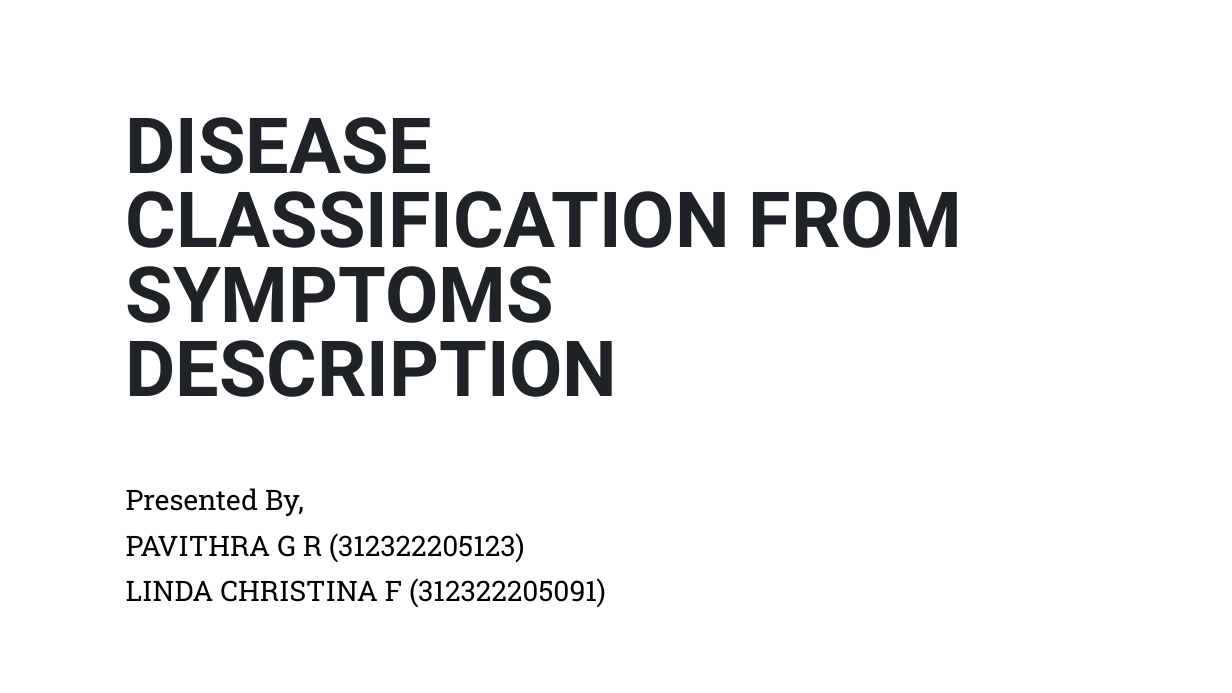
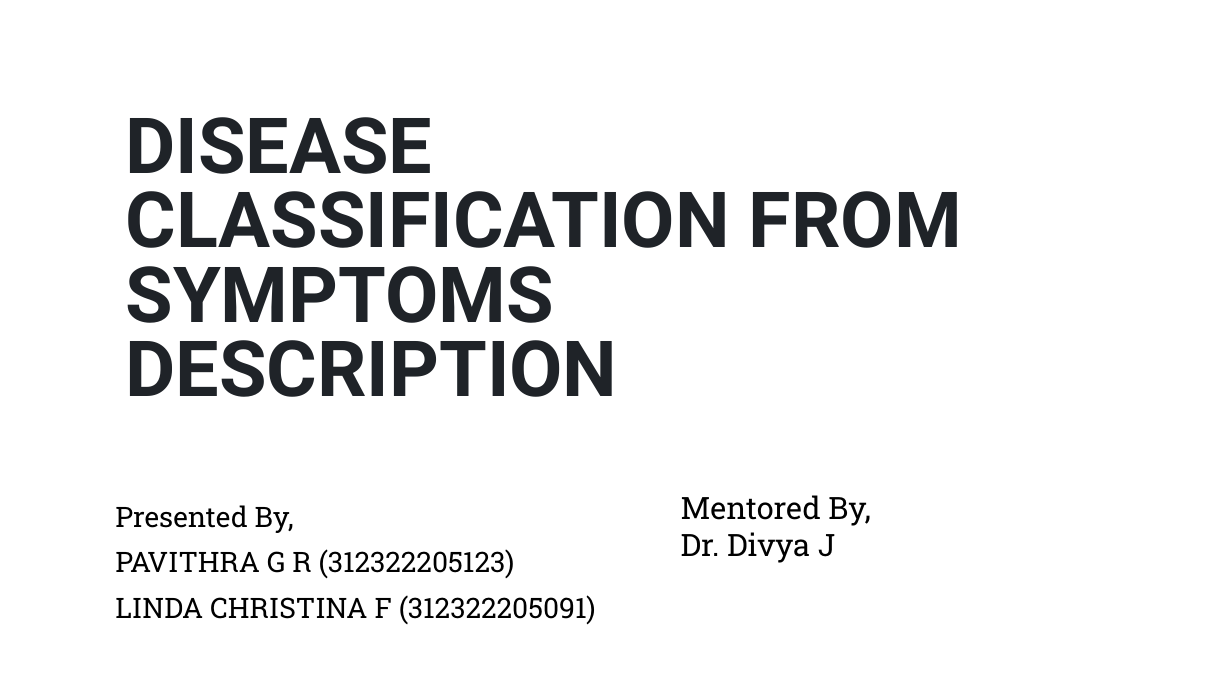
Before and after one commit to Pavithra-GR/disease_predictor, a slide deck: slide 1 of Reports/Disease Classification from Symptoms Description.pptx. Drawn at 1232x693 pixels with LibreOffice and Linux fonts; fonts in the diff are those of the drawing; background and template pictures are left out. Boxes give left, top, right and bottom in pixels: in the first picture for what was removed or moved away, otherwise in the second. Text is boxed around its words. In the diff, an @@ line names an element or a change of style, - is before the commit and + after.

```diff
--- a/Reports/Disease Classification from Symptoms Description.pptx
+++ b/Reports/Disease Classification from Symptoms Description.pptx
@@ subtitle "Presented By,": place and size @@
-subtitle "Presented By," at bbox=[126, 488, 606, 607]
+subtitle "Presented By," at bbox=[115, 505, 596, 624]
@@ text added at bbox=[681, 495, 871, 563], 24 pt, text #000000 @@
+Mentored By,
+Dr. Divya J
```
